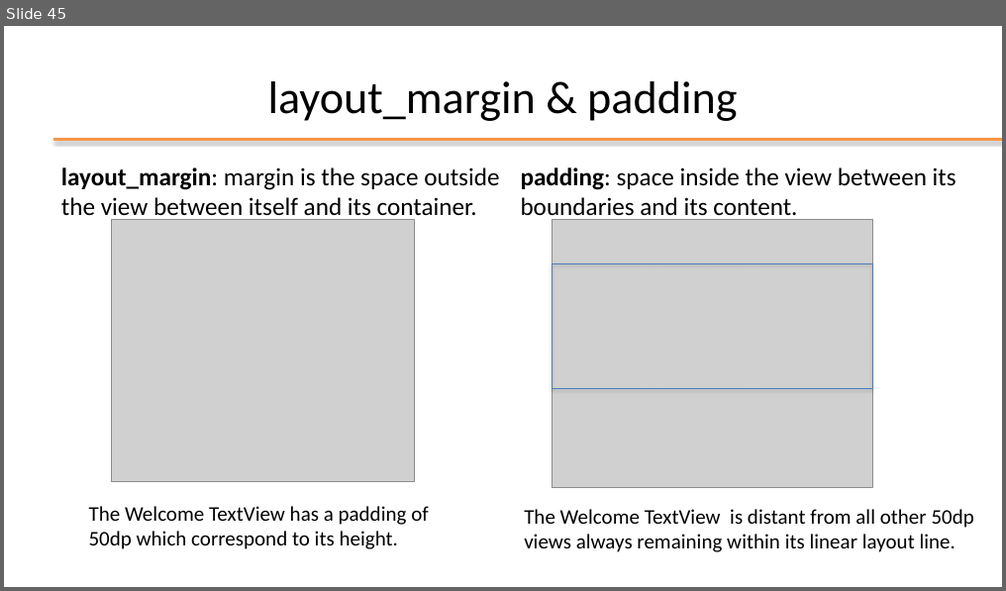
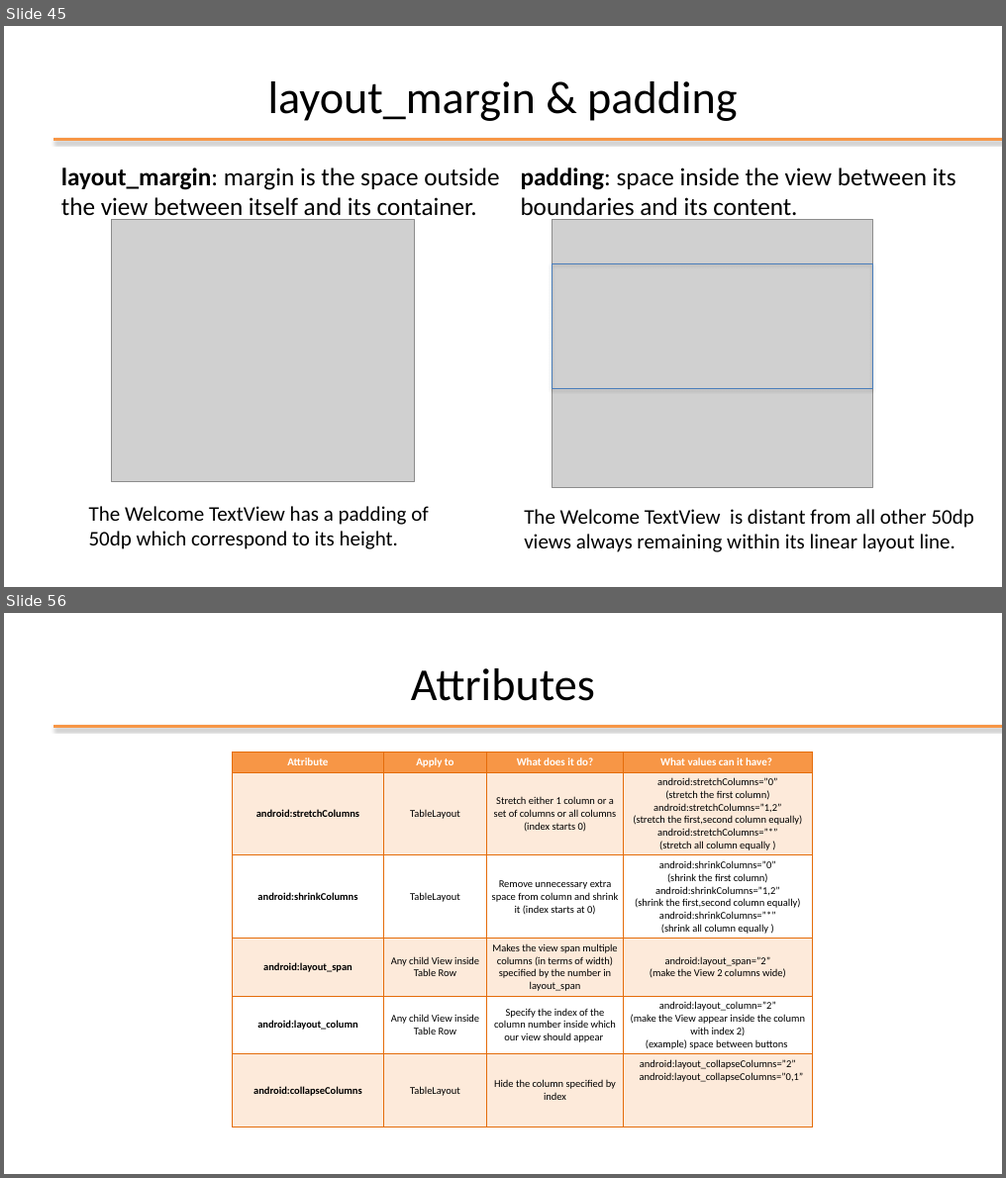
Before and after one commit to StePoli-00/Getting-started-with-Android, a slide deck: Slides/04-Android GUI.pptx. Shown one above the other, each under a label of ours: slide 45 before the commit, slides 45 and 56 after it; the slides between them are not shown. The pictures are 1006x591 and 1006x1178 pixels, drawn with LibreOffice and Linux fonts; fonts in the diff are those of the drawing; grey boxes stand for pictures; background and template pictures are left out. Boxes give left, top, right and bottom in pixels: in the first picture for what was removed or moved away, otherwise in the second. Text is boxed around its words. In the diff, an @@ line names an element or a change of style, - is before the commit and + after.

Commit message:
Update 04-Android GUI.pptx
missing textWather image

```diff
--- a/Slides/04-Android GUI.pptx
+++ b/Slides/04-Android GUI.pptx
@@ slide 56 added at <box>4,613,1002,1174</box>, background #FFFFFF; not listed: 1 template element that a slide beside it also shows @@
@@ title added at <box>411,668,595,701</box>, 44 pt, text #000000 @@
+Attributes
@@ table added at <box>233,752,813,1124</box>, 6 rows, 4 columns @@
+Attribute | Apply to | What does it do? | What values can it have?
+android:stretchColumns | TableLayout | Stretch either 1 column or a set of columns or all columns (index starts 0) | android:stretchColumns=”0” / (stretch the first column) / android:stretchColumns=”1,2” / (stretch the first,second column equally) / android:stretchColumns=”*” / (stretch all column equally )
+android:shrinkColumns | TableLayout | Remove unnecessary extra space from column and shrink it (index starts at 0) | android:shrinkColumns=”0” / (shrink the first column) / android:shrinkColumns=”1,2” / (shrink the first,second column equally) / android:shrinkColumns=”*” / (shrink all column equally )
+android:layout_span | Any child View inside Table Row | Makes the view span multiple columns (in terms of width) specified by the number in layout_span | android:layout_span=”2” / (make the View 2 columns wide)
+android:layout_column | Any child View inside Table Row | Specify the index of the column number inside which our view should appear | android:layout_column=”2” / (make the View appear inside the column with index 2) / (example) space between buttons
+android:collapseColumns | TableLayout | Hide the column specified by index | android:layout_collapseColumns=”2” / android:layout_collapseColumns=”0,1”
```
Also in this commit, not shown: 7 slides changed, 36 other slides added, 1 slide removed.
